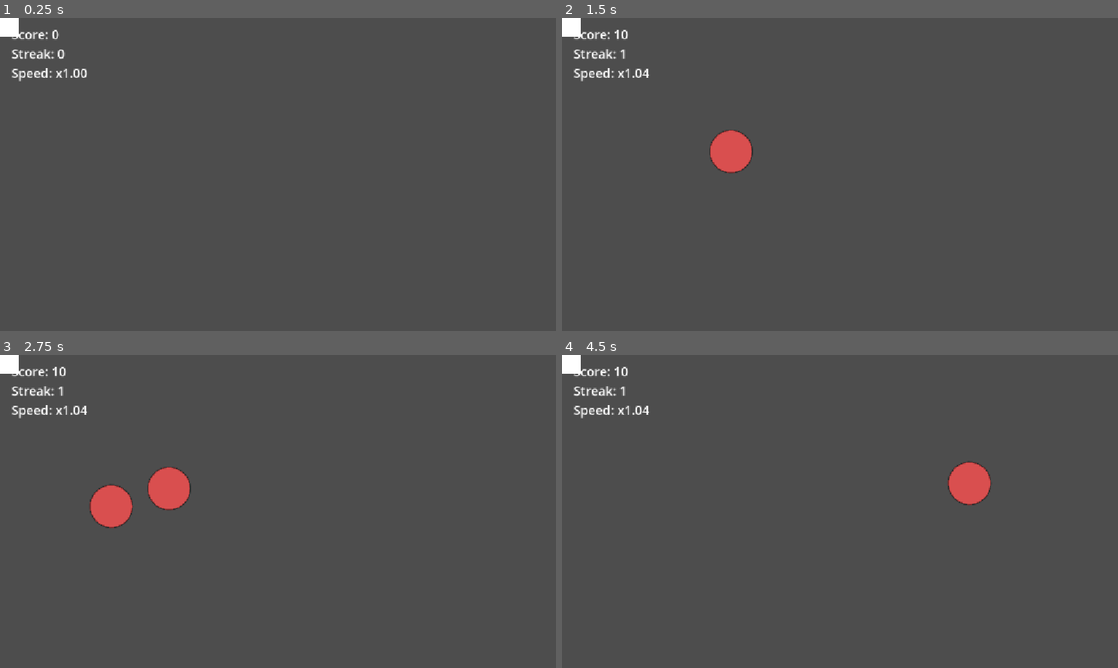
Above: before the commit, frames 1-4 (two rows, left to right).
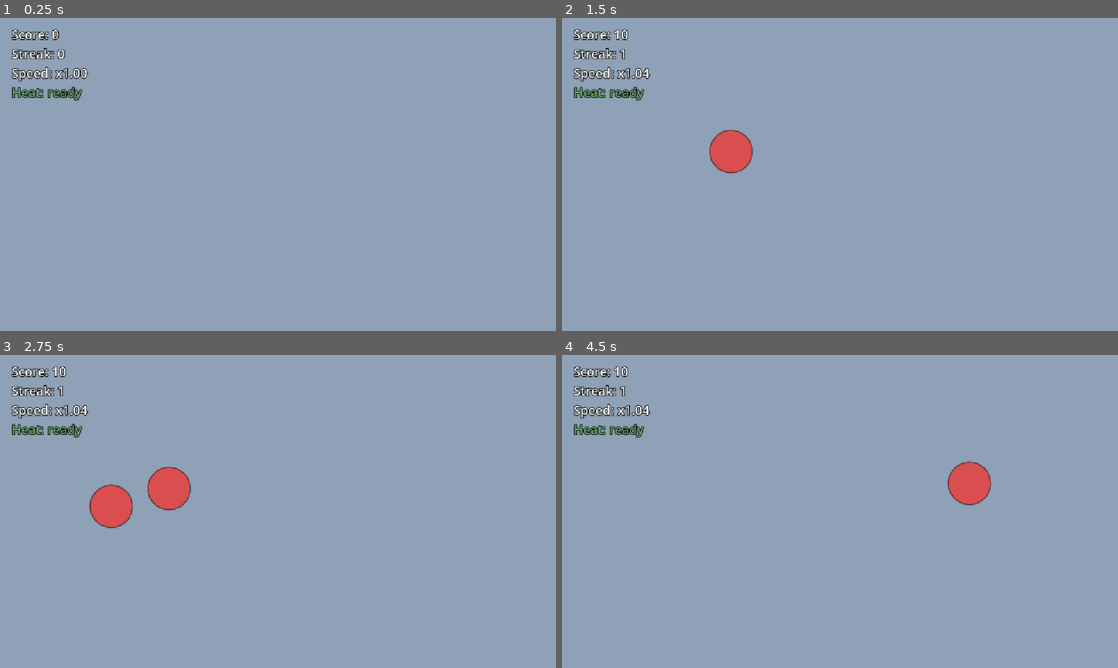
Above: after the commit, the same moments.

Repository: koeklue/post-it-game
Game: Godot game, scene res://scenes/main.tscn
Two runs of this game, one before a commit and one after it. Both use one fixed random seed, a clock stepped at 60 frames per second and the inputs below.
Inputs (mouse positions are in pixels of both pictures, inside the frame that each line leads up to):
- Up to frame 1 (0.25 s): no input
- Up to frame 2 (1.5 s): tap Enter at 0.5 s; move the mouse to (962, 158) at 0.52 s; click (962, 158) at 0.67 s; tap Space at 1.25 s; move the mouse to (906, 268) at 1.27 s; click (906, 268) at 1.42 s
- Up to frame 3 (2.75 s): tap Enter at 2 s; move the mouse to (333, 442) at 2.02 s; click (333, 442) at 2.17 s
- Up to frame 4 (4.5 s): tap Space at 2.75, 4.25 s; move the mouse to (673, 505) at 2.77 s; click (673, 505) at 2.92 s; tap Enter at 3.5 s; move the mouse to (789, 436) at 3.52 s; click (789, 436) at 3.67 s; move the mouse to (1112, 439) at 4.27 s; click (1112, 439) at 4.42 s

The runs differ from the first frame. In frame 1, 100% of the frame differs, in the area x 0-100%, y 0-100%; in frame 2, 99%; in frame 3, 98%; in frame 4, 99%.

Commit message:
Phase 3 added: Heat mode implemented

Diff:
--- a/scenes/hud.tscn
+++ b/scenes/hud.tscn
@@ -1,8 +1,9 @@
-[gd_scene load_steps=2 format=3]
+[gd_scene format=3 uid="uid://ctuhahstvsf33"]
 
-[ext_resource type="Script" path="res://scripts/hud.gd" id="1_hud"]
+[ext_resource type="Script" uid="uid://c3aitbgve36b6" path="res://scripts/hud.gd" id="1_hud"]
 
-[node name="HUD" type="Control"]
+[node name="HUD" type="Control" unique_id=2010783716]
+layout_mode = 3
 anchors_preset = 15
 anchor_right = 1.0
 anchor_bottom = 1.0
@@ -11,8 +12,8 @@
 mouse_filter = 2
 script = ExtResource("1_hud")
 
-[node name="Margin" type="MarginContainer" parent="."]
-anchors_preset = 15
+[node name="Margin" type="MarginContainer" parent="." unique_id=900446828]
+layout_mode = 0
 anchor_right = 1.0
 anchor_bottom = 1.0
 grow_horizontal = 2
@@ -21,23 +22,36 @@
 theme_override_constants/margin_left = 24
 theme_override_constants/margin_top = 16
 
-[node name="Rows" type="VBoxContainer" parent="Margin"]
+[node name="Rows" type="VBoxContainer" parent="Margin" unique_id=1873326329]
 layout_mode = 2
 size_flags_horizontal = 0
 size_flags_vertical = 0
 mouse_filter = 2
 
-[node name="ScoreLabel" type="Label" parent="Margin/Rows"]
+[node name="ScoreLabel" type="Label" parent="Margin/Rows" unique_id=2141781790]
 layout_mode = 2
+theme_override_colors/font_outline_color = Color(0, 0, 0, 1)
+theme_override_constants/outline_size = 7
 theme_override_font_sizes/font_size = 26
 text = "Score: 0"
 
-[node name="StreakLabel" type="Label" parent="Margin/Rows"]
+[node name="StreakLabel" type="Label" parent="Margin/Rows" unique_id=431965114]
 layout_mode = 2
+theme_override_colors/font_outline_color = Color(0, 0, 0, 1)
+theme_override_constants/outline_size = 7
 theme_override_font_sizes/font_size = 26
 text = "Streak: 0"
 
-[node name="SpeedLabel" type="Label" parent="Margin/Rows"]
+[node name="SpeedLabel" type="Label" parent="Margin/Rows" unique_id=1337185547]
 layout_mode = 2
+theme_override_colors/font_outline_color = Color(0, 0, 0, 1)
+theme_override_constants/outline_size = 7
 theme_override_font_sizes/font_size = 26
 text = "Speed: x1.00"
+
+[node name="HeatLabel" type="Label" parent="Margin/Rows" unique_id=299372275]
+layout_mode = 2
+theme_override_colors/font_outline_color = Color(0, 0, 0, 1)
+theme_override_constants/outline_size = 7
+theme_override_font_sizes/font_size = 26
+text = "Heat: ready"
--- a/scenes/main.tscn
+++ b/scenes/main.tscn
@@ -3,15 +3,18 @@
 [ext_resource type="Script" uid="uid://df6qmkiwed4os" path="res://scripts/main.gd" id="1_0wfyh"]
 [ext_resource type="Script" uid="uid://d1ipb3kjyubha" path="res://scripts/spawner.gd" id="2_sugp2"]
 [ext_resource type="PackedScene" uid="uid://lf7ggvdx8t7b" path="res://scenes/target.tscn" id="3_sugp2"]
-[ext_resource type="PackedScene" path="res://scenes/hud.tscn" id="4_jyhfs"]
+[ext_resource type="PackedScene" uid="uid://ctuhahstvsf33" path="res://scenes/hud.tscn" id="4_jyhfs"]
 [ext_resource type="Script" uid="uid://hf4quywn5n7c" path="res://scripts/game_state.gd" id="5_tbgi4"]
+[ext_resource type="Script" uid="uid://c3l4laih0bvwu" path="res://scripts/heat_system.gd" id="6_tefeu"]
 
 [node name="Main" type="Node2D" unique_id=543210363]
 script = ExtResource("1_0wfyh")
 
 [node name="Background" type="ColorRect" parent="." unique_id=1945704885]
-offset_right = 40.0
-offset_bottom = 40.0
+offset_right = 1152.0
+offset_bottom = 648.0
+mouse_filter = 2
+color = Color(0.56072026, 0.6314285, 0.71569616, 1)
 
 [node name="Targets" type="Node2D" parent="." unique_id=296137889]
 
@@ -30,4 +33,11 @@
 [node name="UI" type="CanvasLayer" parent="." unique_id=1336302401]
 
 [node name="HUD" parent="UI" unique_id=1191610776 instance=ExtResource("4_jyhfs")]
-layout_mode = 3
+
+[node name="HeatSystem" type="Node2D" parent="." unique_id=2061603220]
+script = ExtResource("6_tefeu")
+streak_threshold = 7
+heat_multiplier = 1.6
+
+[node name="PhaseTimer" type="Timer" parent="HeatSystem" unique_id=989198530]
+one_shot = true
--- /dev/null
+++ b/scripts/heat_system.gd
@@ -0,0 +1,96 @@
+class_name HeatSystem
+extends Node
+
+## Drives the heat / cooldown cycle.
+## Pure logic - reports a speed multiplier, Main forwards it to the GameState.
+
+enum State { IDLE, HEAT, COOLDOWN }
+
+signal state_changed(state: State)
+signal multiplier_changed(value: float)
+
+@export var streak_threshold: int = 15 ## Streak needed to trigger a heat phase
+@export var heat_duration: float = 6.0
+@export var heat_multiplier: float = 2.0
+@export var cooldown_duration: float = 3.0
+@export var cooldown_multiplier: float = 0.7 ## Below 1.0 so the game settles back down
+@export var blend_time: float = 0.4 ## Seconds to ease between two multipliers
+
+var state: State = State.IDLE
+
+## Eased by the phase transitions instead of jumping, so the speed change is readable.
+var multiplier: float = 1.0:
+	set(value):
+		multiplier = value
+		multiplier_changed.emit(value)
+
+var _next_threshold: int = 0
+var _blend_tween: Tween
+
+@onready var _phase_timer: Timer = $PhaseTimer
+
+
+func _ready() -> void:
+	_phase_timer.timeout.connect(_on_phase_timer_timeout)
+
+
+func reset() -> void:
+	_phase_timer.stop()
+	_next_threshold = streak_threshold
+	state = State.IDLE
+	state_changed.emit(state)
+	_blend_to(1.0, 0.0)
+
+
+## Connected to GameState.streak_changed.
+func on_streak_changed(streak: int) -> void:
+	if streak == 0:
+		# Streak broke - the next heat has to be earned from scratch.
+		_next_threshold = streak_threshold
+		return
+
+	if state == State.IDLE and streak >= _next_threshold:
+		# Every further heat inside the same streak costs another full threshold.
+		_next_threshold += streak_threshold
+		_start_heat()
+
+
+func _start_heat() -> void:
+	_set_state(State.HEAT)
+	_blend_to(heat_multiplier, blend_time)
+	_phase_timer.start(heat_duration)
+
+
+func _start_cooldown() -> void:
+	_set_state(State.COOLDOWN)
+	_blend_to(cooldown_multiplier, blend_time)
+	_phase_timer.start(cooldown_duration)
+
+
+func _on_phase_timer_timeout() -> void:
+	match state:
+		State.HEAT:
+			_start_cooldown()
+		State.COOLDOWN:
+			_set_state(State.IDLE)
+			_blend_to(1.0, blend_time)
+
+
+func _set_state(new_state: State) -> void:
+	if state == new_state:
+		return
+	state = new_state
+	state_changed.emit(state)
+
+
+func _blend_to(target: float, duration: float) -> void:
+	# A running blend is killed first, otherwise two tweens fight over the property.
+	if _blend_tween != null and _blend_tween.is_valid():
+		_blend_tween.kill()
+
+	if duration <= 0.0:
+		multiplier = target
+		return
+
+	_blend_tween = create_tween()
+	_blend_tween.tween_property(self, "multiplier", target, duration)
--- a/scripts/hud.gd
+++ b/scripts/hud.gd
@@ -3,10 +3,23 @@
 
 ## Passive display - receives values through signals, holds no game logic itself.
 
+const HEAT_COLORS := {
+	HeatSystem.State.IDLE: Color("6cb36dff"),
+	HeatSystem.State.HEAT: Color("ff9d3d"),
+	HeatSystem.State.COOLDOWN: Color("6ba7ff"),
+}
+
 @onready var _score_label: Label = $Margin/Rows/ScoreLabel
 @onready var _streak_label: Label = $Margin/Rows/StreakLabel
 @onready var _speed_label: Label = $Margin/Rows/SpeedLabel
+@onready var _heat_label: Label = $Margin/Rows/HeatLabel
 
+
+func _ready() -> void:
+	# The HUD spans the play area, so no control may swallow clicks meant for targets.
+	mouse_filter = Control.MOUSE_FILTER_IGNORE
+	for child in find_children("*", "Control", true, false):
+		(child as Control).mouse_filter = Control.MOUSE_FILTER_IGNORE
 
 func update_score(value: int) -> void:
 	_score_label.text = "Score: %d" % value
@@ -18,3 +31,14 @@
 
 func update_speed(value: float) -> void:
 	_speed_label.text = "Speed: x%.2f" % value
+
+
+func update_heat_state(state: HeatSystem.State) -> void:
+	match state:
+		HeatSystem.State.HEAT:
+			_heat_label.text = "HEAT MODE"
+		HeatSystem.State.COOLDOWN:
+			_heat_label.text = "Cooldown"
+		_:
+			_heat_label.text = "Heat: ready"
+	_heat_label.modulate = HEAT_COLORS[state]
--- a/scripts/main.gd
+++ b/scripts/main.gd
@@ -1,10 +1,11 @@
 extends Node2D
 
-## Phase 2: connects targets, game state and HUD.
-## Main is the only node that knows all three - they stay unaware of each other.
+## Phase 3: connects targets, game state, heat system and HUD.
+## Main is the only node that knows all four - they stay unaware of each other.
 
 @onready var _spawner: Spawner = $Spawner
 @onready var _game_state: GameState = $GameState
+@onready var _heat_system: HeatSystem = $HeatSystem
 @onready var _hud: HUD = $UI/HUD
 
 
@@ -13,8 +14,14 @@
 	_game_state.streak_changed.connect(_hud.update_streak)
 	_game_state.speed_changed.connect(_on_speed_changed)
 
+	# The streak feeds the heat system, its multiplier feeds back into the speed.
+	_game_state.streak_changed.connect(_heat_system.on_streak_changed)
+	_heat_system.multiplier_changed.connect(_on_heat_multiplier_changed)
+	_heat_system.state_changed.connect(_hud.update_heat_state)
+
 	_spawner.target_spawned.connect(_on_target_spawned)
 
+	_heat_system.reset()
 	_game_state.reset()
 	_spawner.start()
 
@@ -38,6 +45,10 @@
 		_game_state.register_enemy_missed()
 
 
+func _on_heat_multiplier_changed(value: float) -> void:
+	_game_state.speed_multiplier = value
+
+
 func _on_speed_changed(speed_factor: float) -> void:
 	_spawner.speed_factor = speed_factor
 	_hud.update_speed(speed_factor)
Not shown, added: scripts/heat_system.gd.uid
